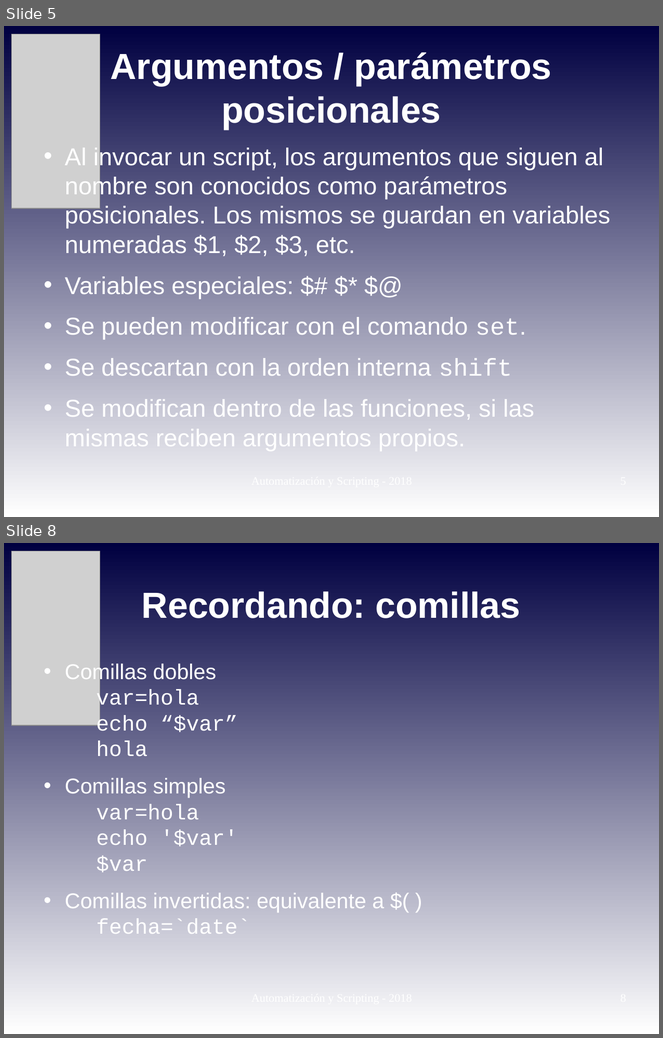
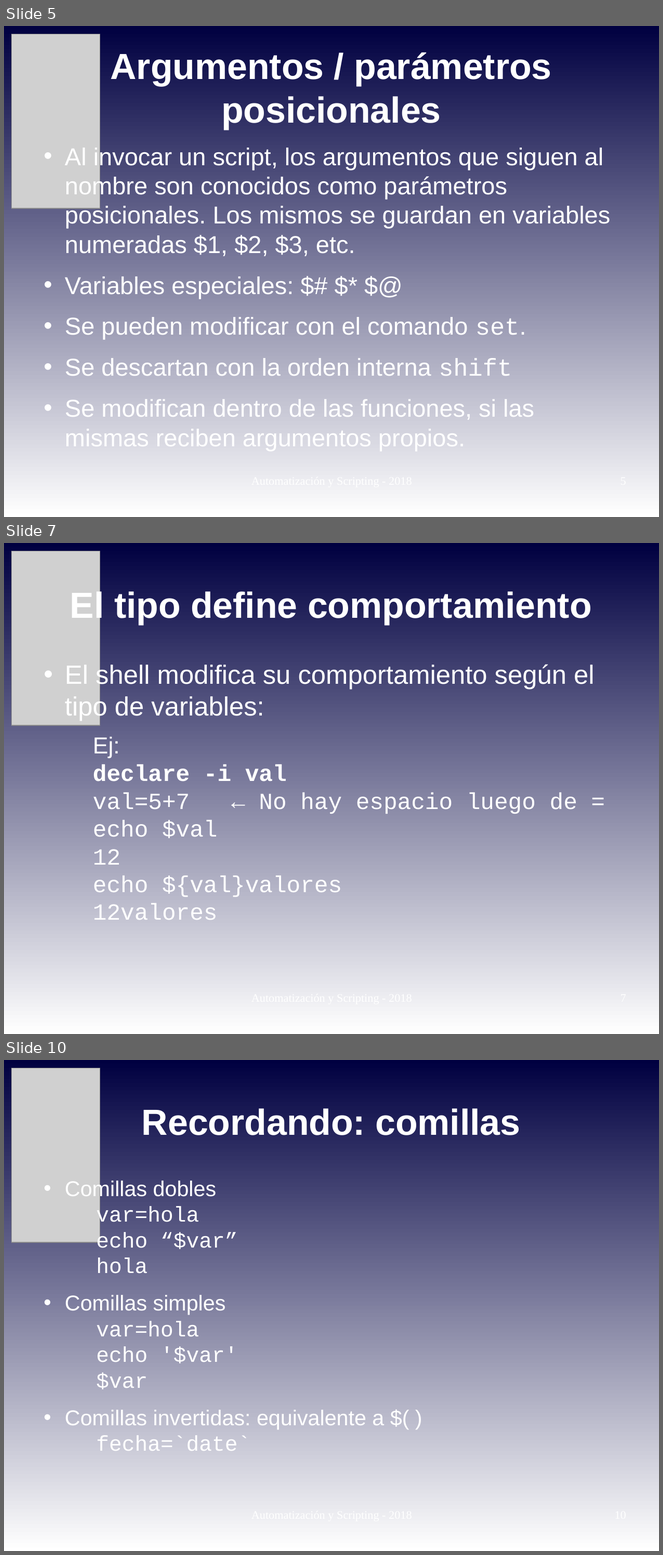
Before and after one commit to niniadcobre/-AutoyScripting, a slide deck: clases/AYS_clase03.odp. Shown one above the other, each under a label of ours: slides 5 and 8 before the commit, slides 5, 7 and 10 after it; the slides between them are not shown. The pictures are 663x1038 and 663x1555 pixels, drawn with LibreOffice and Linux fonts; fonts in the diff are those of the drawing; grey boxes stand for pictures. Boxes give left, top, right and bottom in pixels: in the first picture for what was removed or moved away, otherwise in the second. Text is boxed around its words. In the diff, an @@ line names an element or a change of style, - is before the commit and + after.

Commit message:
update clase de variables

```diff
--- a/clases/AYS_clase03.odp
+++ b/clases/AYS_clase03.odp
@@ slide 7 added at [4, 543, 659, 1034], background gradient #000040 to #FFFFFF @@
@@ picture added at [11, 551, 100, 726] @@
@@ title added at [70, 589, 592, 625], 44 pt, text #FFFFFF, bold @@
+El tipo define comportamiento
@@ text added at [65, 663, 595, 920], 28 pt, text #FFFFFF @@
+• El shell modifica su comportamiento según el tipo de variables:
+  Ej:
+  declare -i val
+  val=5+7 ← No hay espacio luego de =
+  echo $val
+  12
+  echo ${val}valores
+  12valores
@@ what was slide 8 is now slide 10 @@
```
Also in this commit, not shown: 2 slides changed, 1 other slide added.
